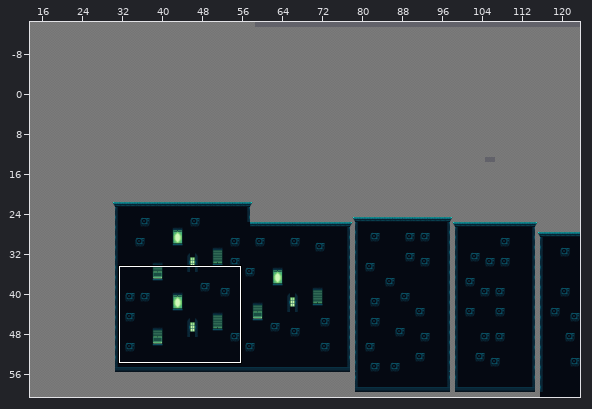
Tiled map, stored at NYMUS/Assets/TileMaps/Fase Musica/Mapa musica.tmx. Above: a wide view before the commit, with the close-up outlined.
Close-up. Before the edit:
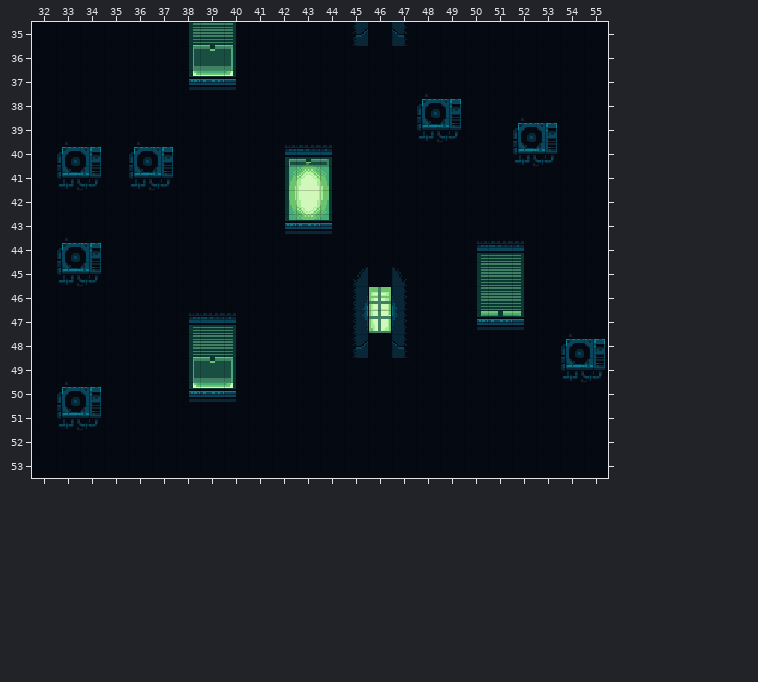
Cells are 16x16 px. Shown: x 32..55, y 35..53. The commit also changed other parts of the map, which this record leaves out.
The same view after the edit:
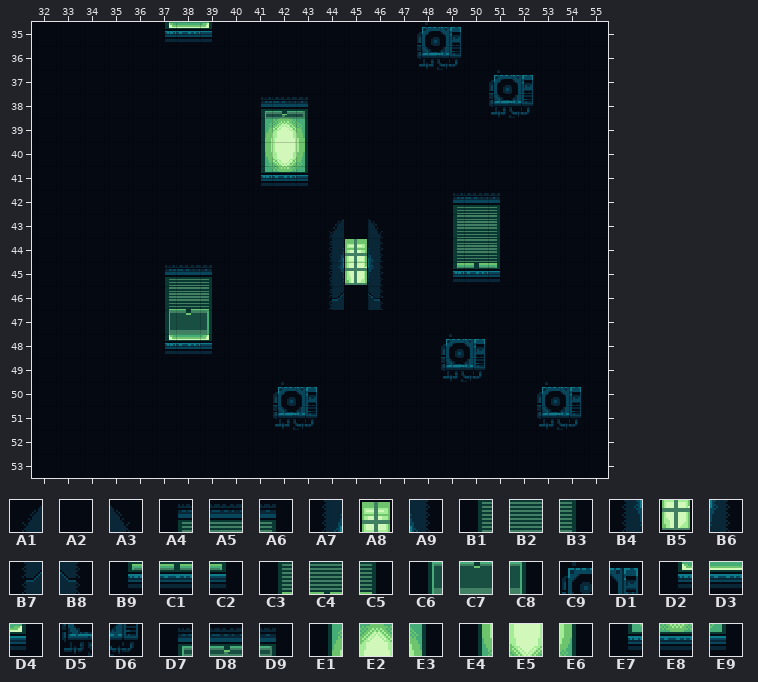
Key: from "tileset Musica": A1 27, A2 28, A3 29, A4 38, A5 39, A6 40, A7 51, A8 52, A9 53, B1 62, B2 63, B3 64, B4 75, B5 76, B6 77, B7 99, B8 101, B9 110, C1 111, C2 112, C3 182, C4 183, C5 184, C6 206, C7 207, C8 208, C9 227, D1 228, D2 230, D3 231, D4 232, D5 251, D6 252, D7 278, D8 279, D9 280, E1 302, E2 303, E3 304, E4 326, E5 327, E6 328, E7 350, E8 351, E9 352.
__ is an empty cell.
Edits made:
Layer "Chao":
y 35: x 37..40 A2 C3 C4 C5 -> D2 D3 D4 A2; x 45 B7 -> A2; x 47..49 B8 A2 A2 -> A2 C9 D1
y 36: x 38..40 C6 C7 C8 -> A2 A2 A2; x 48..49 A2 A2 -> D5 D6
y 37: x 38..40 D2 D3 D4 -> A2 A2 A2; x 51..52 A2 A2 -> C9 D1
y 38: x 41..43 A2 A2 A2 -> D7 D8 D9; x 48..49 C9 D1 -> A2 A2; x 51..52 A2 A2 -> D5 D6
y 39: x 41..43 A2 A2 A2 -> E1 E2 E3; x 48..49 D5 D6 -> A2 A2; x 52..53 C9 D1 -> A2 A2
y 40: x 33..34 C9 D1 -> A2 A2; x 36..37 C9 D1 -> A2 A2; x 41..44 A2 D7 D8 D9 -> E4 E5 E6 A2; x 52..53 D5 D6 -> A2 A2
y 41: x 33..34 D5 D6 -> A2 A2; x 36..37 D5 D6 -> A2 A2; x 41..44 A2 E1 E2 E3 -> E7 E8 E9 A2
y 42: x 42..44 E4 E5 E6 -> A2 A2 A2; x 49..51 A2 A2 A2 -> A4 A5 A6
y 43: x 42..44 E7 E8 E9 -> A2 A2 A1; x 46 A2 -> A3; x 49..51 A2 A2 A2 -> B1 B2 B3
y 44: x 33..34 C9 D1 -> A2 A2; x 44..46 A2 A2 A2 -> A7 A8 A9; x 49..52 A2 A4 A5 A6 -> B1 B2 B3 A2
y 45: x 33..34 D5 D6 -> A2 A2; x 37..39 A2 A2 A2 -> A4 A5 A6; x 44..47 A2 A1 A2 A3 -> B4 B5 B6 A2; x 49..52 A2 B1 B2 B3 -> B9 C1 C2 A2
y 46: x 37..39 A2 A2 A2 -> C3 C4 C5; x 44..47 A2 A7 A8 A9 -> B7 A2 B8 A2; x 50..52 B1 B2 B3 -> A2 A2 A2
y 47: x 37..40 A2 A4 A5 A6 -> C6 C7 C8 A2; x 45..47 B4 B5 B6 -> A2 A2 A2; x 50..52 B9 C1 C2 -> A2 A2 A2
y 48: x 37..40 A2 C3 C4 C5 -> D2 D3 D4 A2; x 45 B7 -> A2; x 47 B8 -> A2; x 49..50 A2 A2 -> C9 D1; x 54..55 C9 D1 -> A2 A2
y 49: x 38..40 C6 C7 C8 -> A2 A2 A2; x 49..50 A2 A2 -> D5 D6; x 54..55 D5 D6 -> A2 A2
y 50: x 33..34 C9 D1 -> A2 A2; x 38..40 D2 D3 D4 -> A2 A2 A2; x 42..43 A2 A2 -> C9 D1; x 53..54 A2 A2 -> C9 D1
y 51: x 33..34 D5 D6 -> A2 A2; x 42..43 A2 A2 -> D5 D6; x 53..54 A2 A2 -> D5 D6
